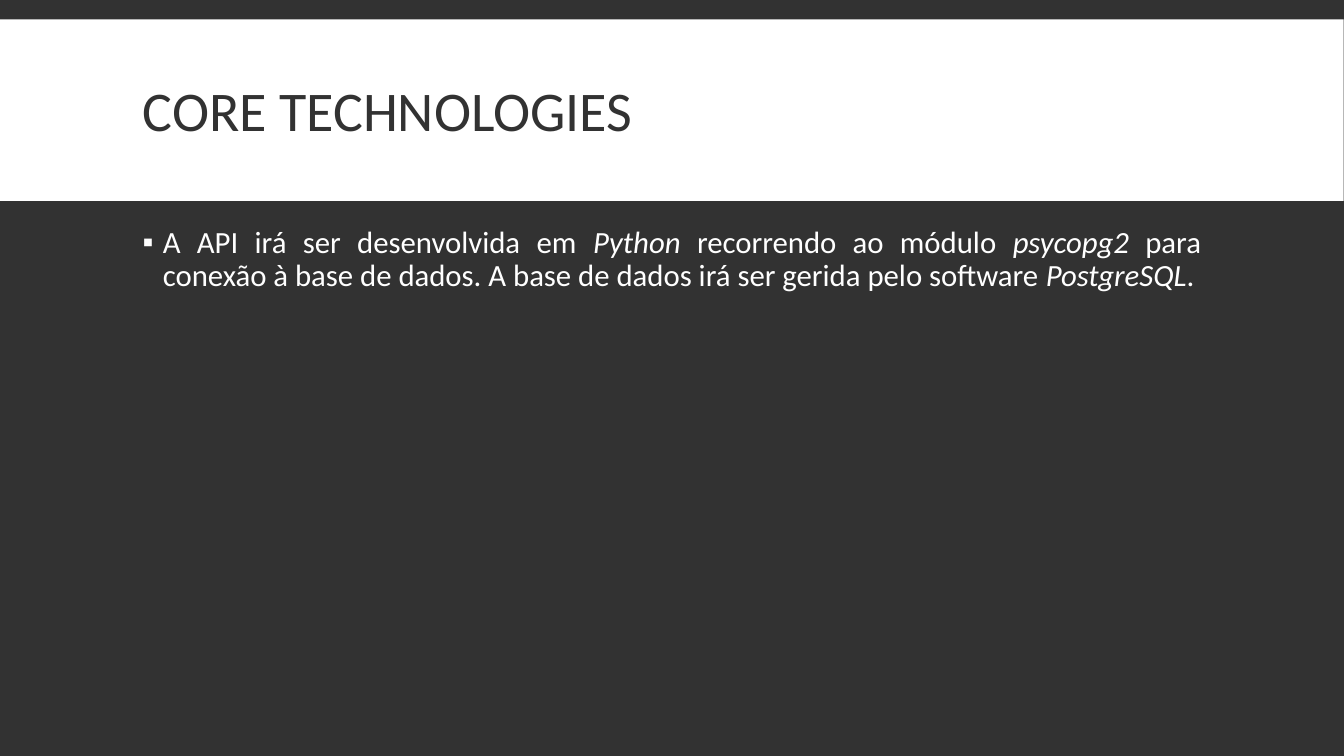
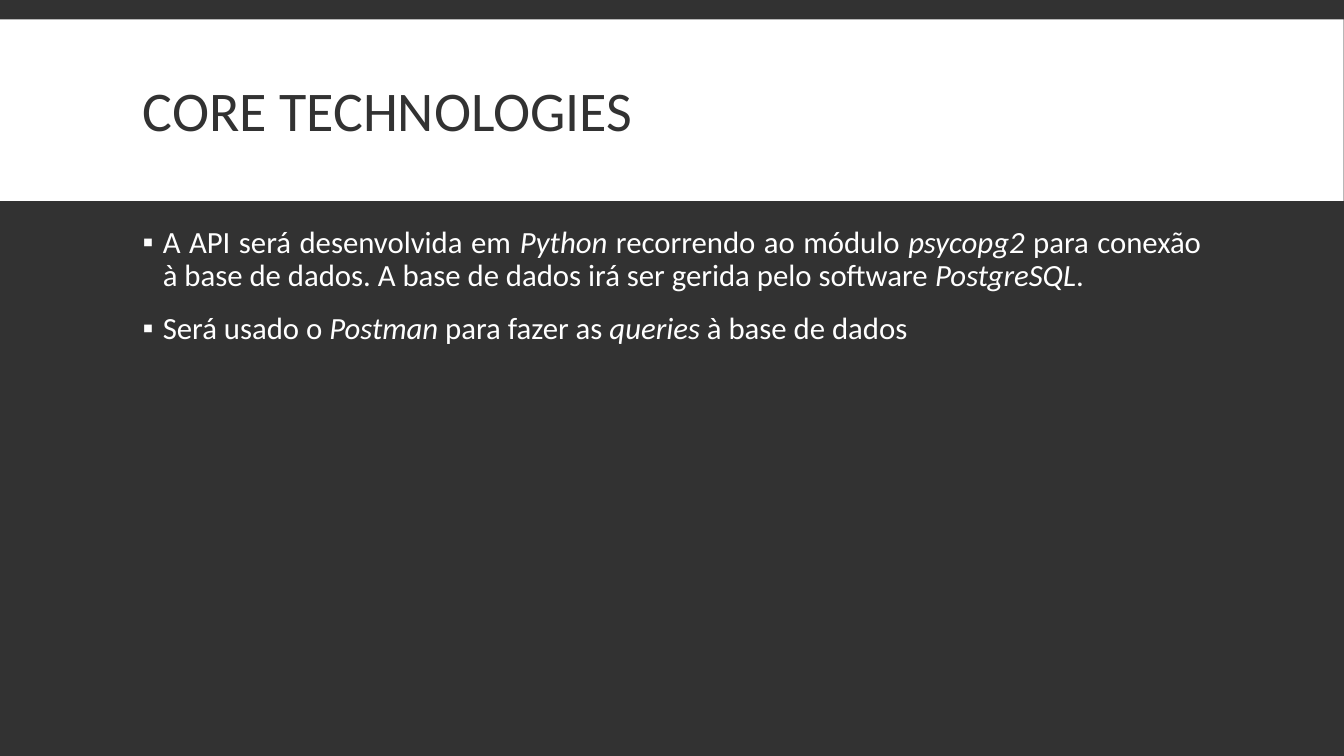
Before and after one commit to tomasbm07/Projeto-BD, a slide deck: slide 7 of Apresentação/Apresentação.pptx (slide 6 before the commit). Drawn at 1344x756 pixels with LibreOffice and Linux fonts; fonts in the diff are those of the drawing. Boxes give left, top, right and bottom in pixels: in the first picture for what was removed or moved away, otherwise in the second. Text is boxed around its words. In the diff, an @@ line names an element or a change of style, - is before the commit and + after.

```diff
--- a/Apresentação/Apresentação.pptx
+++ b/Apresentação/Apresentação.pptx
@@ text at <box>163,231,1201,344</box>: text changed @@
-▪ A API irá ser desenvolvida em Python recorrendo ao módulo psycopg2 para conexão à base de dados. A base de dados irá ser gerida pelo software PostgreSQL.
+▪ A API será desenvolvida em Python recorrendo ao módulo psycopg2 para conexão à base de dados. A base de dados irá ser gerida pelo software PostgreSQL.
+▪ Será usado o Postman para fazer as queries à base de dados
```
Also in this commit, not shown: 5 other slides changed, 1 slide added, 3 other files.
